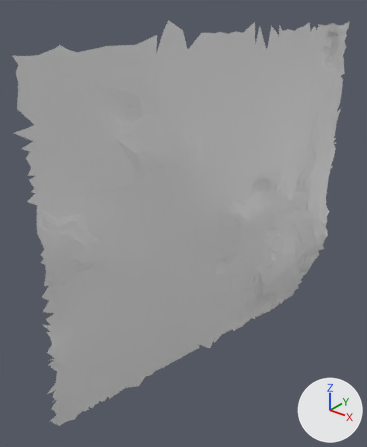
An edit to the glTF model moon small_tiles/tile_219.glb, drawn before and after from the same camera.
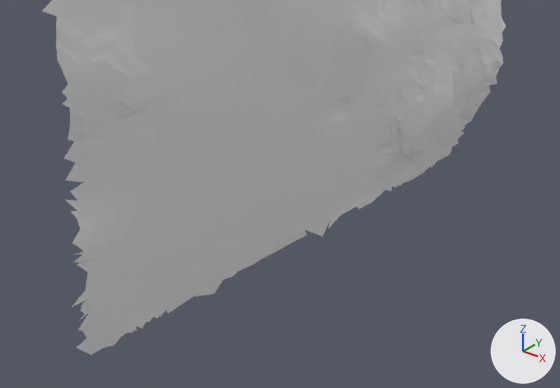
Old and new are each drawn whole from a camera (50 mm lens) standing at (32.03, -10.46, 0.61) and looking at (27.91, -5.3, -2.58) and again close up on the part from 0% to 99% of the width and 44% to 100% of the height. The axes (+X, +Y, +Z) are drawn at lower right. The lights are the same throughout. The first two pictures are the older version. Vertices at exactly the same position are counted once.

The first close-up shows 't219'.
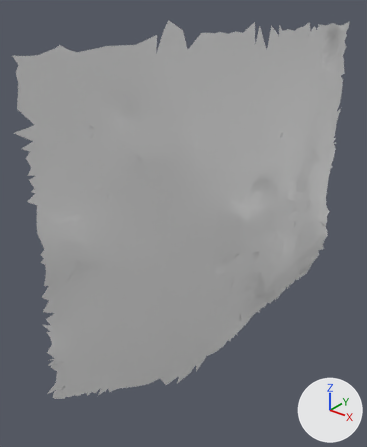
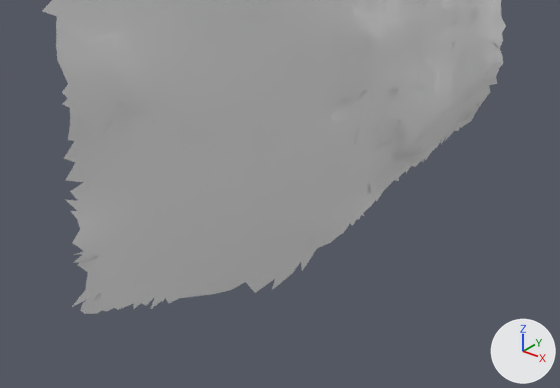
What differs and where, as boxes (x1, y1, x2, y2) in the close-ups (560 x 388 px):
't219', reshaped
    before: (42, 0, 506, 355)
    after: (42, 0, 506, 314)
part 1 of me_t219, reshaped
    before: (76, 125, 465, 355)
    after: (214, 195, 381, 294)

What the commit changed:
me_t219 is used by ob_t219; location (0.0, 0.0, 0.0).
me_t219 had 2515 vertices, 4790 faces and spanned x 27.43..29.0, y -7.81..-2.51, z -5.18..0.2.
me_t219 now has 2442 vertices, 4652 faces and spans x 27.57..29.0, y -7.81..-2.53, z -5.71..0.2.
Part 1, on me_t219:
118 vertices are removed from x 27.43..28.63, y -7.64..-2.51, z -5.09..-4.44.
225 faces are deleted.
45 vertices are added at x 27.72..28.22, y -5.94..-3.91, z -5.71..-5.03.
87 new faces join them.
